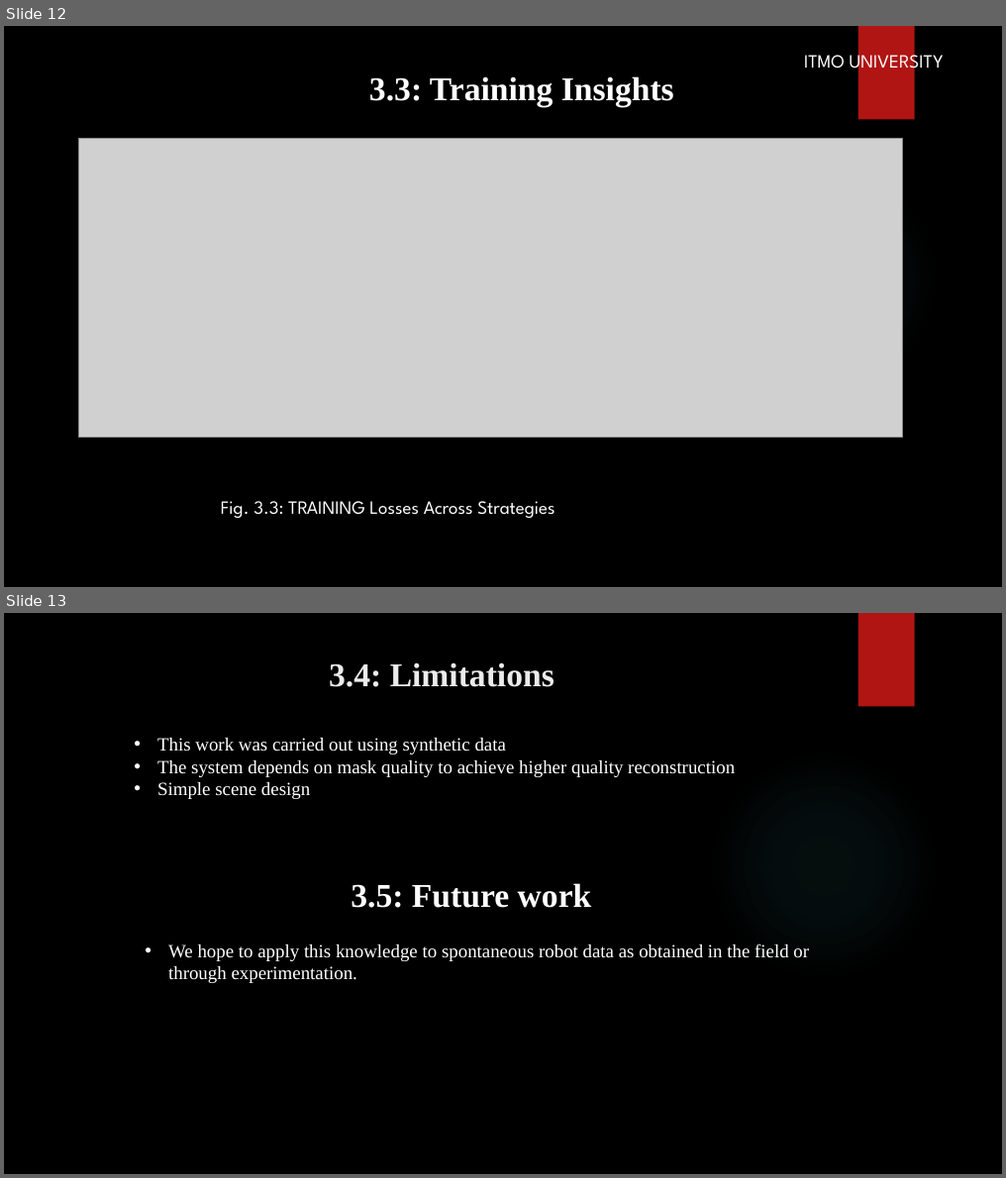
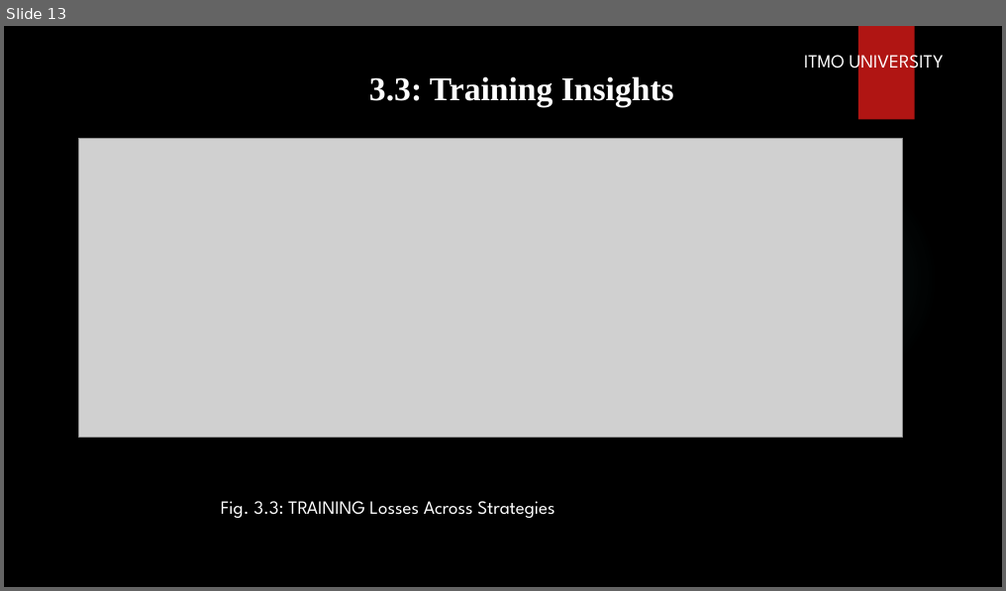
Before and after one commit to PrinssAlex/3dgs-dynamic-masking-47, a slide deck: 3D Gaussian Splatting via Masking Dynamic Objects.pptx. Shown one above the other, each under a label of ours: slides 12 and 13 before the commit, slide 13 after it. The pictures are 1006x1178 and 1006x591 pixels, drawn with LibreOffice and Linux fonts; fonts in the diff are those of the drawing; grey boxes stand for pictures; background and template pictures are left out. Boxes give left, top, right and bottom in pixels: in the first picture for what was removed or moved away, otherwise in the second. Text is boxed around its words. In the diff, an @@ line names an element or a change of style, - is before the commit and + after.

```diff
--- a/3D Gaussian Splatting via Masking Dynamic Objects.pptx
+++ b/3D Gaussian Splatting via Masking Dynamic Objects.pptx
@@ slide 13 removed at <box>4,613,1002,1174</box>, background picture (left out); not listed: 2 template elements that a slide beside it also shows @@
@@ title removed at <box>329,663,554,687</box> @@
-3.4: Limitations
@@ text removed at <box>157,738,735,799</box> @@
-• This work was carried out using synthetic data
-• The system depends on mask quality to achieve higher quality reconstruction
-• Simple scene design
@@ text removed at <box>350,883,592,908</box> @@
-3.5: Future work
@@ text removed at <box>168,944,809,983</box> @@
-• We hope to apply this knowledge to spontaneous robot data as obtained in the field or through experimentation.
@@ what was slide 12 is now slide 13 @@
```
Also in this commit, not shown: 6 slides changed, 1 slide added.
